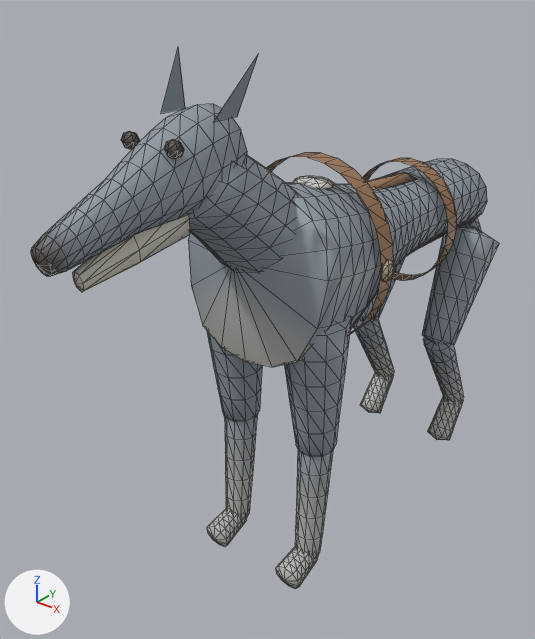
One commit to the glTF model assets/creatures/raid_hound/raid_hound.glb: the scene before it, then after it.
The view is the same before and after, from a 50 mm camera at (0.883, -1.42, 1.314) aimed at (-0.136, -0.145, 0.524). Arrows for +X, +Y and +Z are at lower left; the lights stay in place. The first picture is the older version. Mesh edges are drawn as thin lines. Vertices at exactly the same position are counted once.

The first picture shows 'raid_hound'.
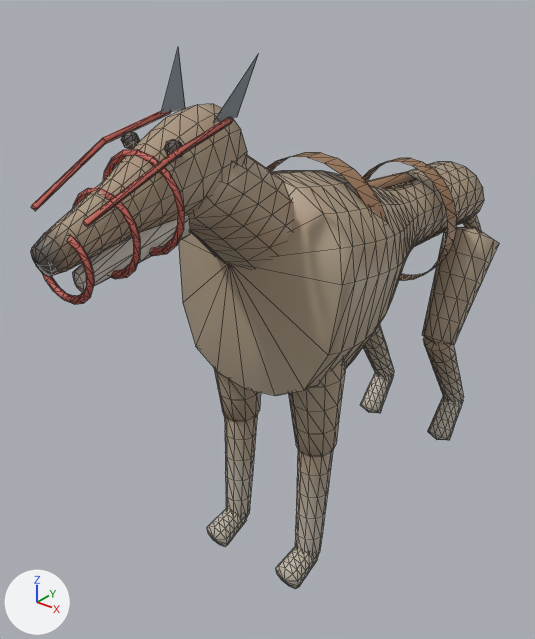
Location of each change, (x1, y1, x2, y2) in pixels of the pictures (535 x 639 px; the box of a moved part takes in the faces that stretch with it):
part 1 of me_raid_hound, added: after (103, 149, 184, 256)
part 2 of me_raid_hound, added: after (72, 188, 140, 279)
part 3 of me_raid_hound, added: after (42, 231, 94, 304)
part 4 of me_raid_hound, added: after (31, 111, 170, 211)
part 5 of me_raid_hound, added: after (83, 117, 233, 227)
part 6 of me_raid_hound, moved or reshaped: before (161, 47, 487, 264); after (161, 47, 484, 261)
part 7 of me_raid_hound, recoloured (grey to beige): (40, 104, 499, 572) in both

Diff of the bpy script that builds the scene:
```diff
--- a/assets/creatures/raid_hound/raid_hound.glb.py
+++ b/assets/creatures/raid_hound/raid_hound.glb.py
@@ me_raid_hound @@
 # used by ob_raid_hound; location = (0.0, 0.0, 0.0)
-me_raid_hound.from_pydata(...)  # 1650 vertices, 3086 faces; spans x -0.2..0.2, y -0.85..0.85, z -0.01..1.18
+me_raid_hound.from_pydata(...)  # 1894 vertices, 3542 faces; spans x -0.21..0.21, y -0.85..0.85, z -0.01..1.18
+# me_raid_hound part 1: a new loose piece of 72 vertices spanning x -0.1..0.1, y -0.65..-0.63, z 0.87..1.05, in mat_leather
+# me_raid_hound part 2: a new loose piece of 72 vertices spanning x -0.08..0.08, y -0.73..-0.71, z 0.86..1.0, in mat_leather
+# me_raid_hound part 3: a new loose piece of 72 vertices spanning x -0.06..0.06, y -0.81..-0.79, z 0.84..0.96, in mat_leather
+# me_raid_hound part 4: a new loose piece of 14 vertices spanning x -0.09..-0.05, y -0.8..-0.5, z 0.97..1.09, in mat_leather
+# me_raid_hound part 5: a new loose piece of 14 vertices spanning x 0.05..0.09, y -0.8..-0.5, z 0.97..1.09, in mat_leather
+# me_raid_hound part 6
+# 1 face is deleted
+# 21 vertices in x -0.15..0.12, y -0.02..0.5, z 0.64..0.81 move by (-0.01, 0.0, 0.0)
+# 21 vertices in x -0.12..0.15, y -0.02..0.5, z 0.64..0.81 move by (0.01, 0.0, 0.0)
+# 19 vertices in x -0.08..0.08, y -0.02..0.5, z 0.62..0.83 move by (0.0, 0.0, -0.01)
+# 15 vertices in x -0.08..0.08, y -0.01..0.5, z 0.63..0.85 move by (0.0, 0.0, 0.01)
+# 14 vertices in x -0.11..0.14, y -0.05..0.5, z 0.63..0.86 move by (0.01, 0.0, 0.01)
+# 14 vertices in x -0.14..0.11, y -0.05..0.5, z 0.63..0.86 move by (-0.01, 0.0, 0.01)
+# 181 vertices move from x -0.18..0.18, y -0.42..0.51, z 0.54..0.92 to x -0.21..0.21, y -0.43..0.5, z 0.47..0.94
+# 1 new face joins them, mat_coat
+# me_raid_hound part 7: 2688 kept faces spanning x -0.21..0.21, y -0.85..0.85, z -0.01..1.1 get new vertex colours; the middle colour goes from grey #a2adb7 to beige #bfaa91
 me_raid_hound.materials.append(mat_coat)
```
